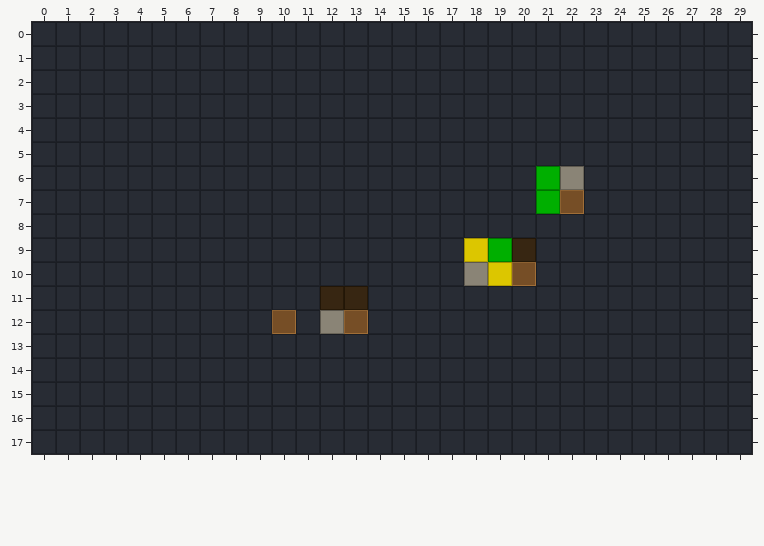
Tiled map (JSON): assets/maps/oldcorp_basement.tmj. That is the earlier state.
Cells are 48x48 px. Shown: x 0..29, y 0..17.
New version:
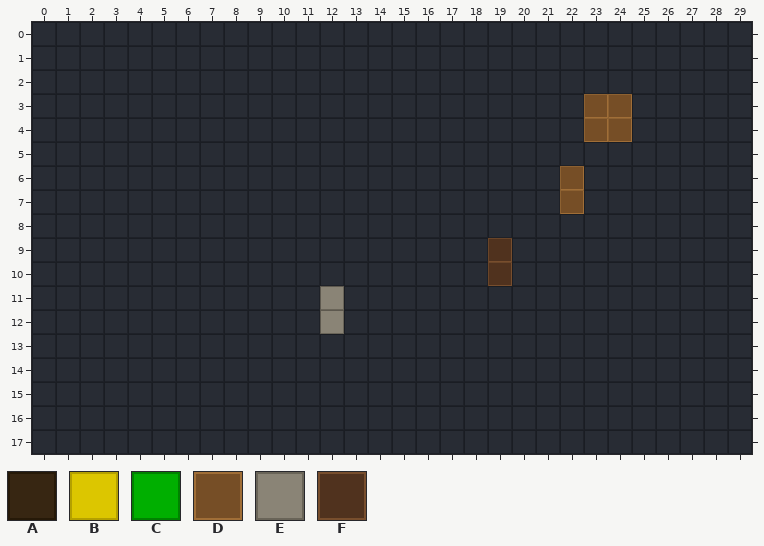
Key: from "kenney_tech_office": A 12, B 22, C 25, D 37, E 38, F 43.
_ is an empty cell, . an unchanged one.
The exact change:
--- layer "Objects"
@@ x 23..24 @@
- 3 __
- 4 __
+ 3 DD
+ 4 DD
@@ x 21..22 @@
- 6 CE
- 7 C.
+ 6 _D
+ 7 _.
@@ x 10..20 @@
- 9 ........BCA
-10 ........EBD
-11 ..AA.......
-12 D..D.......
+ 9 ........_F_
+10 ........_F_
+11 ..E_.......
+12 _.._.......
Changed places in both pictures, as pixel boxes (x1, y1, x2, y2):
added: (584, 94, 632, 142)
changed: (536, 166, 584, 214)
changed: (464, 238, 536, 286)
changed: (320, 286, 368, 334)
removed: (272, 310, 296, 334)
